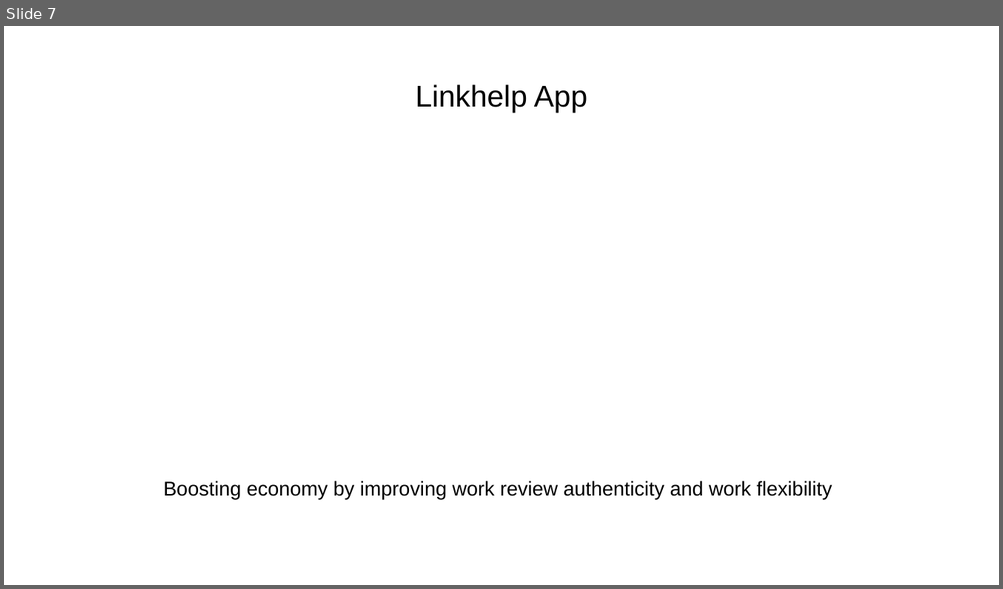
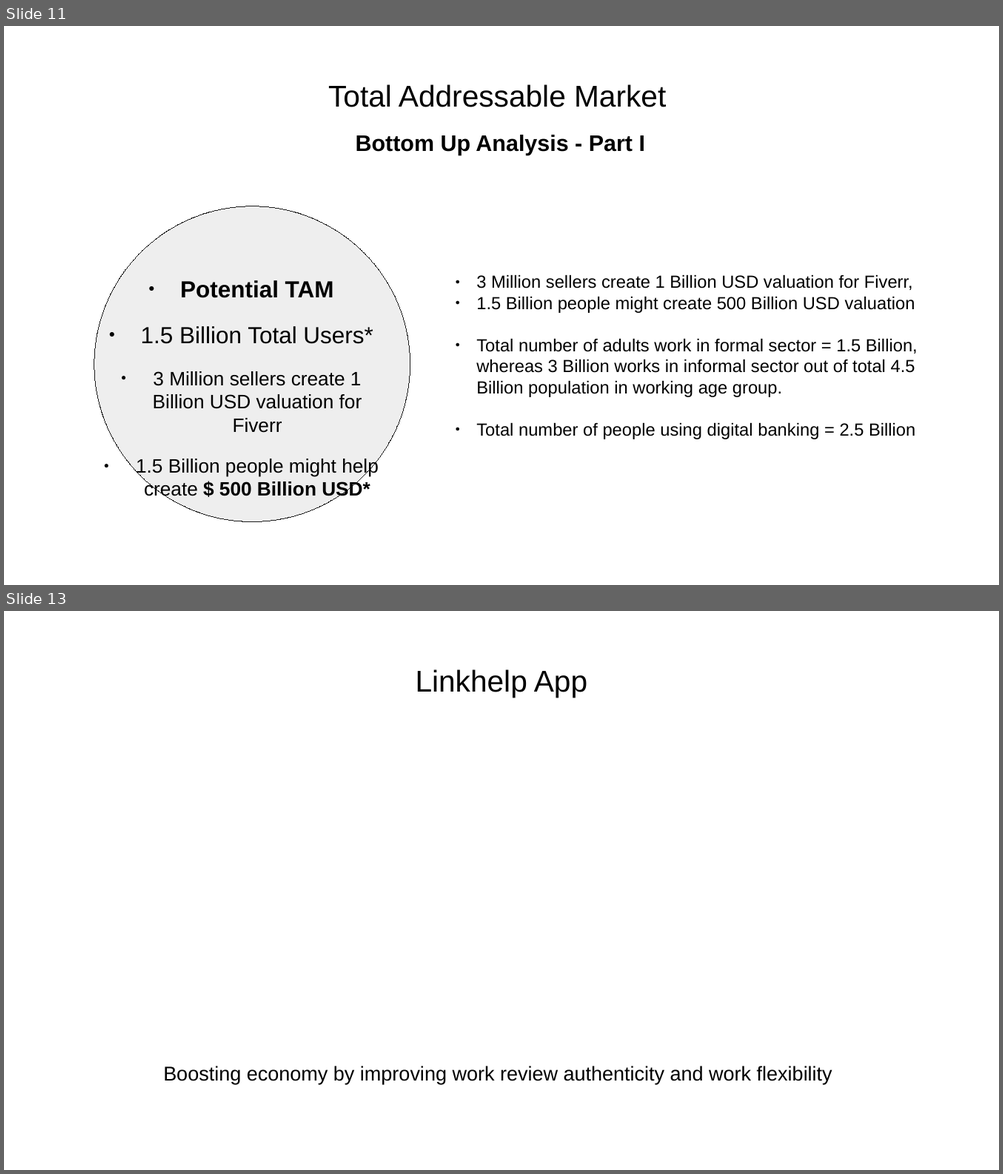
Before and after one commit to yashp241195/startupPitch, a slide deck: pitch.odp. Shown one above the other, each under a label of ours: slide 7 before the commit, slides 11 and 13 after it; the slides between them are not shown. The pictures are 1003x589 and 1003x1174 pixels, drawn with LibreOffice and Linux fonts; fonts in the diff are those of the drawing. Boxes give left, top, right and bottom in pixels: in the first picture for what was removed or moved away, otherwise in the second. Text is boxed around its words. In the diff, an @@ line names an element or a change of style, - is before the commit and + after.

```diff
--- a/pitch.odp
+++ b/pitch.odp
@@ slide 11 added at bbox=[4, 26, 999, 585], background #FFFFFF @@
@@ title added at bbox=[328, 84, 666, 107], 24 pt, text #000000 @@
+Total Addressable Market
@@ text added at bbox=[356, 135, 645, 156], 18 pt, text #000000, bold @@
+Bottom Up Analysis - Part I
@@ ellipse added at bbox=[94, 207, 410, 523], fill #EEEEEE, outline #1C1C1C 0 pt @@
@@ text added at bbox=[136, 281, 378, 500], 15.5 pt, text #000000 @@
+● Potential TAM
+● 1.5 Billion Total Users*
+● 3 Million sellers create 1 Billion USD valuation for Fiverr
+● 1.5 Billion people might help create $ 500 Billion USD*
@@ subtitle added at bbox=[476, 275, 917, 440], 14 pt, text #000000 @@
+● 3 Million sellers create 1 Billion USD valuation for Fiverr,
+● 1.5 Billion people might create 500 Billion USD valuation
+● Total number of adults work in formal sector = 1.5 Billion, whereas 3 Billion works in informal sector out of total 4.5 Billion population in working age group.
+● Total number of people using digital banking = 2.5 Billion
@@ what was slide 7 is now slide 13 @@
```
Also in this commit, not shown: 7 other slides added.
